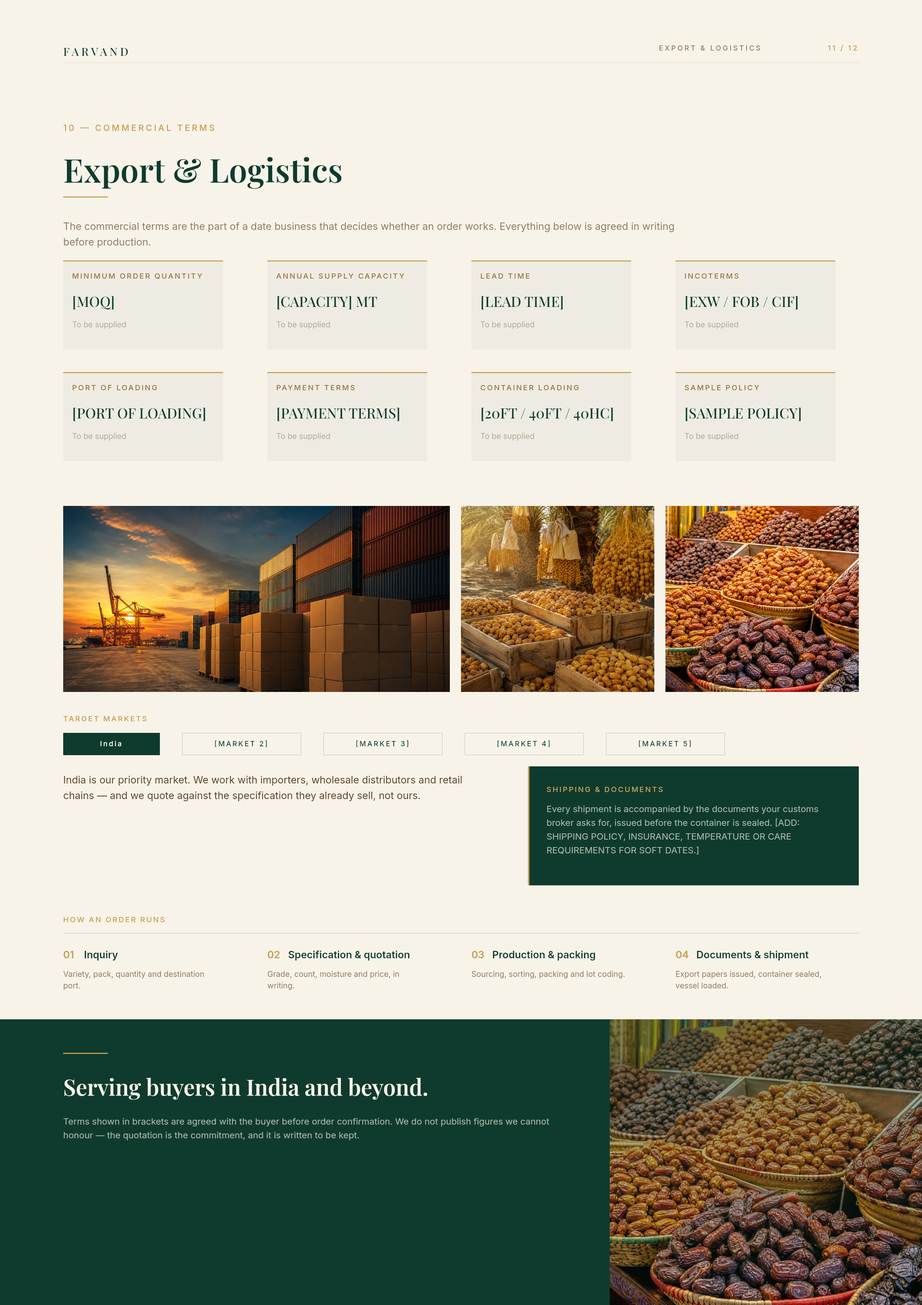
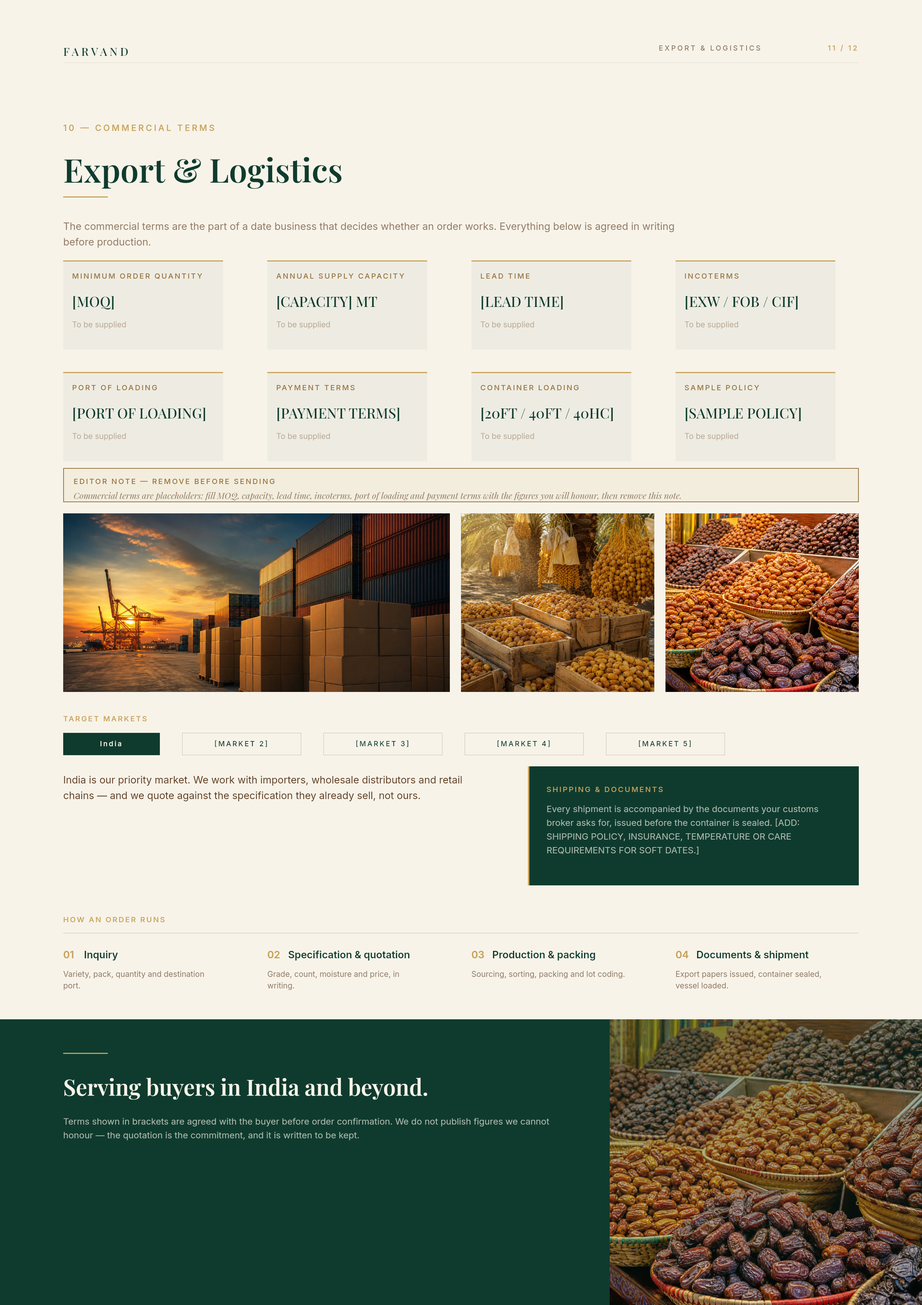
The second 922×1305 image is a revision of the first. Changes to its layers:
painted on "IMG · Date market" over (665, 505, 860, 692)
painted on "IMG · Harvest crates" over (461, 505, 655, 692)
painted on "IMG · Port logistics" over (63, 505, 451, 692)
added group "04b · Editor note" with 3 layers above "04 · Terms" over (63, 467, 860, 503)
added layer "EDITOR NOTE · Terms · text" in group "04b · Editor note" over (74, 491, 682, 501)
added layer "EDITOR NOTE · Terms · label" in group "04b · Editor note" over (74, 478, 275, 484)
added layer "EDITOR NOTE · Terms · frame" in group "04b · Editor note" over (63, 467, 860, 503)
